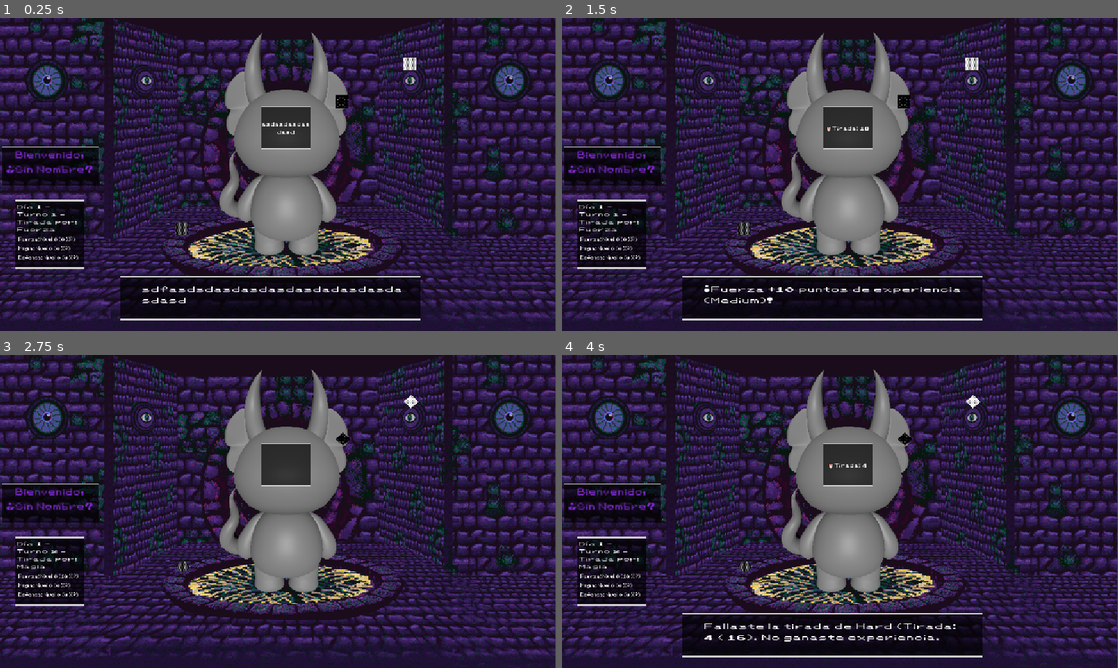
Above: before the commit, frames 1-4 (two rows, left to right).
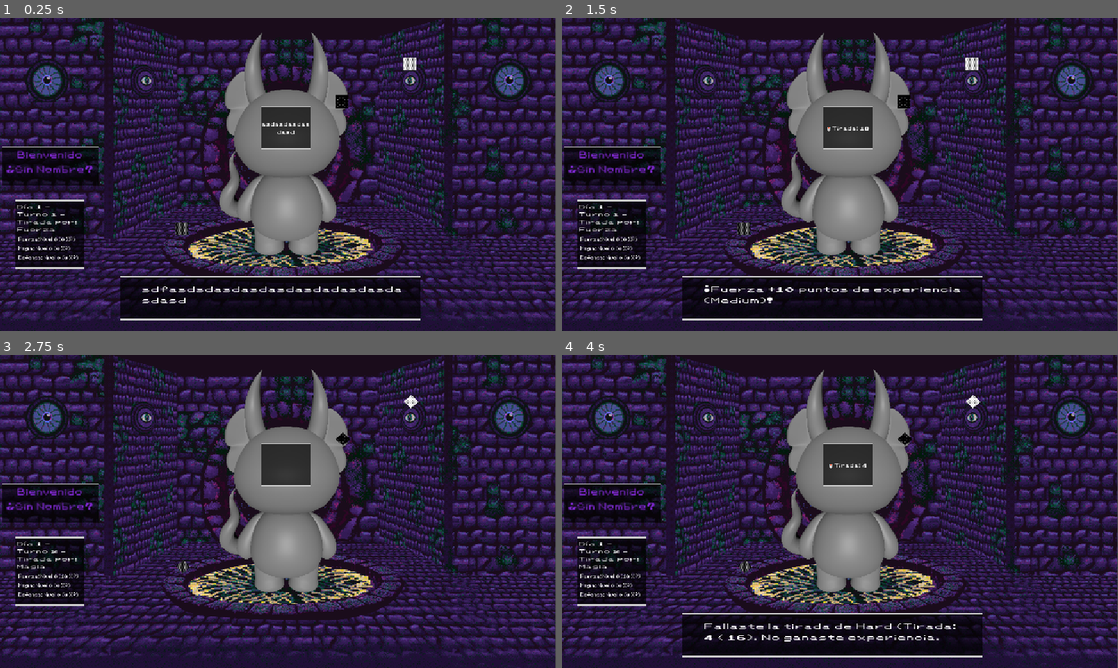
Above: after the commit, the same moments.

Repository: theduodecim/tamadadochi_gamelab
Game: Godot game, scene res://main.tscn
Same seed, same stepped clock (60 frames per second), same inputs: the game is played once before the commit and once after it. This scene is started directly instead of the project's main scene.
Inputs (mouse positions are in pixels of both pictures, inside the frame that each line leads up to):
- Up to frame 1 (0.25 s): no input
- Up to frame 2 (1.5 s): click (745, 230) at 0.5 s; tap Enter at 1.25 s
- Up to frame 3 (2.75 s): tap Space at 2 s
- Up to frame 4 (4 s): click (901, 439) at 2.75 s; tap Enter at 3.5 s

The runs differ from the first frame. In frame 1, 0.2% of the frame differs, in the area x 2-15%, y 42-46%; in frame 2, 0.2%; in frame 3, 0.2%; in frame 4, 0.2%.

Commit message:
music_added_and_fix

Diff:
--- a/tamadadochi/combat.gd
+++ b/tamadadochi/combat.gd
@@ -15,6 +15,7 @@
 var scenarios := []
 
 func _ready():
+	$AudioStreamPlayer.play();
 	randomize()
 	scenarios = CombatScenarios.list.duplicate()
 	next_turn()
--- a/tamadadochi/combat.tscn
+++ b/tamadadochi/combat.tscn
@@ -6,6 +6,7 @@
 [ext_resource type="Theme" uid="uid://cfu7ugxyqltwc" path="res://main_theme.tres" id="3_ga4lu"]
 [ext_resource type="PackedScene" uid="uid://puxxlbla6kkm" path="res://assets/3d_model/BOSS.glb" id="4_u30h6"]
 [ext_resource type="Script" uid="uid://cod4d5krehvy" path="res://OptionSelector.gd" id="5_u30h6"]
+[ext_resource type="AudioStream" uid="uid://cs6qetwp6rjbg" path="res://assets/music/background_music_combat.mp3" id="7_v7dqf"]
 
 [sub_resource type="ViewportTexture" id="ViewportTexture_v7dqf"]
 viewport_path = NodePath("Control2/Node3D2/SubViewport")
@@ -204,3 +205,6 @@
 layout_mode = 2
 size_flags_horizontal = 3
 alignment = 0
+
+[node name="AudioStreamPlayer" type="AudioStreamPlayer" parent="."]
+stream = ExtResource("7_v7dqf")
--- a/tamadadochi/main.gd
+++ b/tamadadochi/main.gd
@@ -31,10 +31,10 @@
 var turn_in_day = 1
 
 func _ready():
-
+	$AudioStreamPlayer.play();
 	if boss_name.is_empty():
 		boss_name = "¿Sin Nombre?"  # fallback
-	$BossNamePanel/Label.text = "Bienvenido, " + boss_name
+	$BossNamePanel/Label.text = "Bienvenido\n" + boss_name
 
 
 	# Fetch rolling stat label
--- a/tamadadochi/main.tscn
+++ b/tamadadochi/main.tscn
@@ -8,6 +8,7 @@
 [ext_resource type="Texture2D" uid="uid://swbgdutw6k83" path="res://assets/img/test/def_3.png" id="4_7mycd"]
 [ext_resource type="Theme" uid="uid://cfu7ugxyqltwc" path="res://main_theme.tres" id="6_7mycd"]
 [ext_resource type="FontFile" uid="uid://dqhnvcxigxgq6" path="res://assets/fonts/Pokemon Classic.ttf" id="8_5vw27"]
+[ext_resource type="AudioStream" uid="uid://4r2i5ukjyloq" path="res://assets/music/background_music_main.mp3" id="9_kek77"]
 
 [sub_resource type="ViewportTexture" id="ViewportTexture_272bh"]
 viewport_path = NodePath("Control/Node3D/SubViewport")
@@ -193,3 +194,6 @@
 label_settings = SubResource("LabelSettings_4c57u")
 horizontal_alignment = 1
 autowrap_mode = 3
+
+[node name="AudioStreamPlayer" type="AudioStreamPlayer" parent="."]
+stream = ExtResource("9_kek77")
--- a/tamadadochi/narrativeScene.tscn
+++ b/tamadadochi/narrativeScene.tscn
@@ -1,8 +1,9 @@
-[gd_scene load_steps=5 format=3 uid="uid://5sdan17i8cgu"]
+[gd_scene load_steps=6 format=3 uid="uid://5sdan17i8cgu"]
 
 [ext_resource type="Script" uid="uid://cpta0oy1mbrhv" path="res://narrativeScene.gd" id="1_nx4x6"]
 [ext_resource type="Theme" uid="uid://cfu7ugxyqltwc" path="res://main_theme.tres" id="2_o7a3o"]
 [ext_resource type="Texture2D" uid="uid://7o6g3sjand66" path="res://assets/icons/puntero_1.svg" id="3_c5jh5"]
+[ext_resource type="AudioStream" uid="uid://4r2i5ukjyloq" path="res://assets/music/background_music_main.mp3" id="4_o7a3o"]
 
 [sub_resource type="LabelSettings" id="LabelSettings_q7ds4"]
 
@@ -61,15 +62,20 @@
 
 [node name="TextureButton" type="TextureButton" parent="."]
 layout_mode = 2
-offset_left = 1063.0
-offset_top = 576.0
-offset_right = 1127.0
-offset_bottom = 640.355
+offset_left = 140.0
+offset_top = 310.0
+offset_right = 204.0
+offset_bottom = 374.0
+rotation = -0.734703
 texture_normal = ExtResource("3_c5jh5")
+flip_h = true
+flip_v = true
 
 [node name="AudioStreamPlayer" type="AudioStreamPlayer" parent="."]
+stream = ExtResource("4_o7a3o")
 
 [node name="name_box" type="HBoxContainer" parent="."]
+visible = false
 layout_mode = 0
 offset_left = 636.0
 offset_top = 385.0
Not shown, added: tamadadochi/assets/music/background_music_combat.mp3.import
Not shown, added: tamadadochi/assets/music/background_music_main.mp3.import
Not shown: 1 places in tamadadochi/combat.tscn that only renumber resources
Not shown: 1 places in tamadadochi/main.tscn that only renumber resources
Not shown, added: tamadadochi/assets/music/background_music_combat.mp3
Not shown, added: tamadadochi/assets/music/background_music_main.mp3
